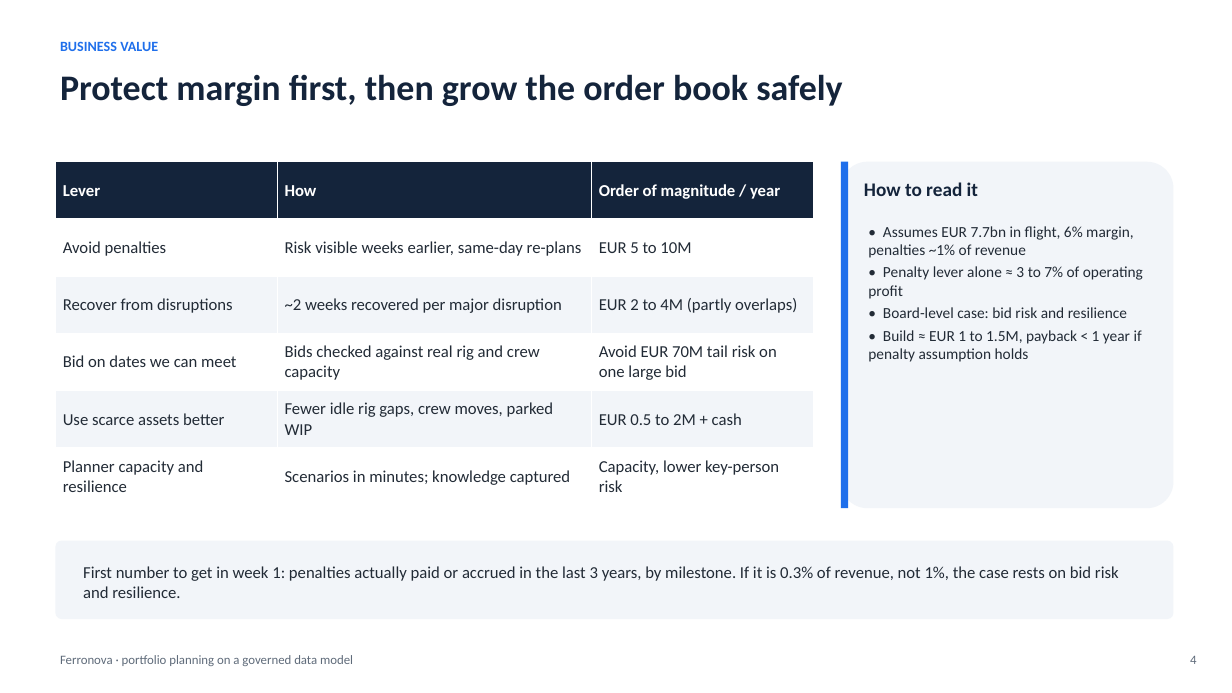
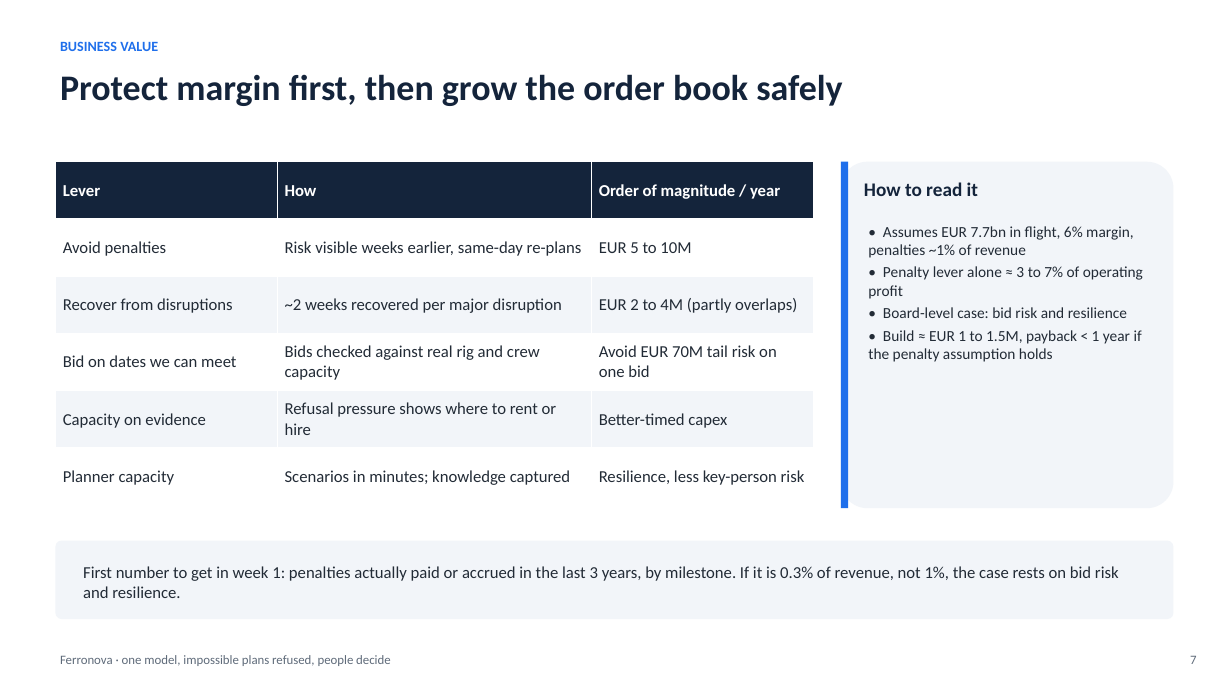
Before and after one commit to rpad300/ULTRA_IA_ASSISTANT, a slide deck: slide 7 of docs/ferronova-takehome/ferronova-pitch.pptx (slide 4 before the commit). Drawn at 1232x693 pixels with LibreOffice and Linux fonts; fonts in the diff are those of the drawing. Boxes give left, top, right and bottom in pixels: in the first picture for what was removed or moved away, otherwise in the second. Text is boxed around its words. In the diff, an @@ line names an element or a change of style, - is before the commit and + after.

```diff
--- a/docs/ferronova-takehome/ferronova-pitch.pptx
+++ b/docs/ferronova-takehome/ferronova-pitch.pptx
@@ table at (55, 162, 813, 506) @@
-row 4, column 3: Avoid EUR 70M tail risk on one large bid
+row 4, column 3: Avoid EUR 70M tail risk on one bid
-row 5: Use scarce assets better | Fewer idle rig gaps, crew moves, parked WIP | EUR 0.5 to 2M + cash
+row 5: Capacity on evidence | Refusal pressure shows where to rent or hire | Better-timed capex
-row 6, column 1: Planner capacity and resilience
+row 6, column 1: Planner capacity
-row 6, column 3: Capacity, lower key-person risk
+row 6, column 3: Resilience, less key-person risk
@@ text at (868, 330, 1142, 362): text changed @@
-• Build ≈ EUR 1 to 1.5M, payback < 1 year if penalty assumption holds
+• Build ≈ EUR 1 to 1.5M, payback < 1 year if the penalty assumption holds
@@ text at (60, 655, 391, 666): text changed @@
-Ferronova · portfolio planning on a governed data model
+Ferronova · one model, impossible plans refused, people decide
@@ text at (1190, 656, 1196, 664): text changed @@
-4
+7
```
Also in this commit, not shown: 11 other slides changed, 4 slides added, 2 slides removed, 14 other files.
